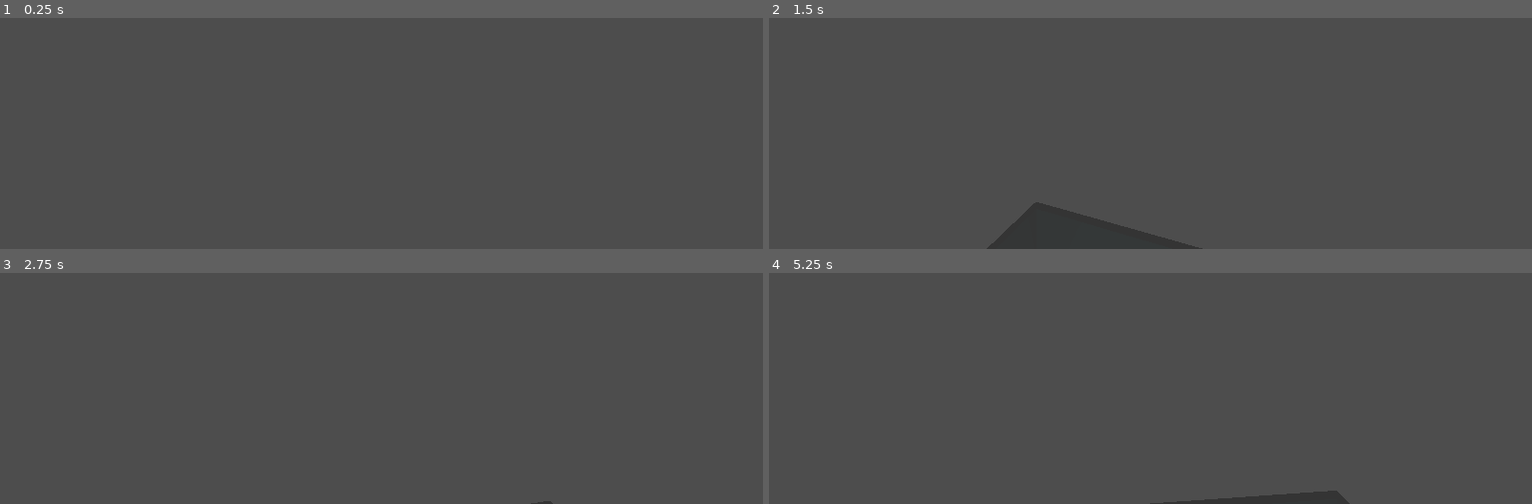
Above: before the commit, frames 1-4 (two rows, left to right).
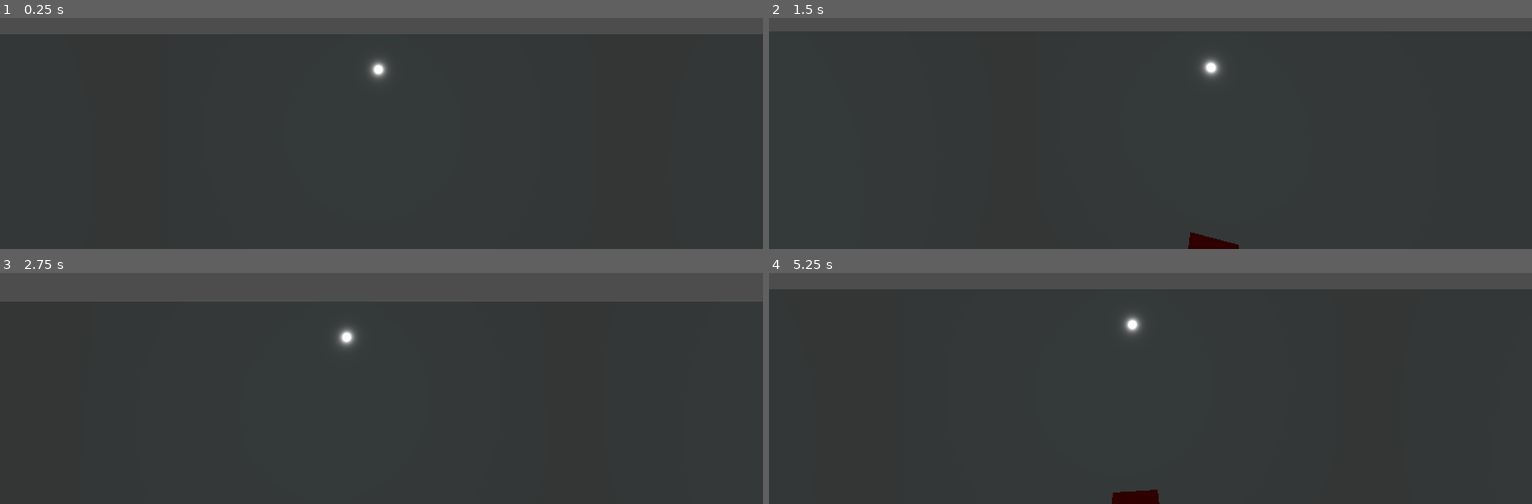
Above: after the commit, the same moments.

Repository: osirais/pillow-plop
Game: Godot game, scene res://World.tscn
Two runs of this game, one before a commit and one after it. Both use one fixed random seed, a clock stepped at 60 frames per second and the inputs below.
Inputs (mouse positions are in pixels of both pictures, inside the frame that each line leads up to):
- Up to frame 1 (0.25 s): no input
- Up to frame 2 (1.5 s): tap Enter at 0.5 s; move the mouse to (1188, 31) at 0.52 s; press the mouse at (1188, 31) at 0.53 s; hold W (move_forward) from 0.53 s (still down); tap Space at 1.25 s; move the mouse to (1112, 36) at 1.27 s; release the mouse at (1112, 36) at 1.28 s; click (1112, 36) at 1.35 s
- Up to frame 3 (2.75 s): keep holding W (move_forward); tap Enter at 2 s; move the mouse to (396, 282) at 2.02 s; press the mouse at (396, 282) at 2.03 s
- Up to frame 4 (5.25 s): keep holding W (move_forward); tap Space at 2.75, 4.25 s; move the mouse to (1142, 296) at 2.77 s; release the mouse at (1142, 296) at 2.78 s; click (1142, 296) at 2.85 s; tap Enter at 3.5 s; move the mouse to (1203, 293) at 3.52 s; press the mouse at (1203, 293) at 3.53 s; move the mouse to (1089, 284) at 4.27 s; release the mouse at (1089, 284) at 4.28 s; click (1089, 284) at 4.35 s; move the mouse to (1158, 289) at 5.02 s; press the mouse at (1158, 289) at 5.03 s

The runs differ from the first frame. In frame 1, 92% of the frame differs, in the area x 0-100%, y 7-100%; in frame 2, 90%; in frame 3, 86%; in frame 4, 91%.

Commit message:
fix issue where an extra bed is created when merging

Diff:
--- a/World.tscn
+++ b/World.tscn
@@ -14,18 +14,11 @@
 refraction_enabled = true
 refraction_scale = 1.0
 
-[sub_resource type="BoxShape3D" id="BoxShape3D_bcbcq"]
-
-[sub_resource type="StandardMaterial3D" id="StandardMaterial3D_js7pq"]
-albedo_color = Color(1, 0, 0, 1)
-
-[sub_resource type="BoxMesh" id="BoxMesh_eu7l1"]
-
 [node name="World" type="Node3D"]
 script = SubResource("GDScript_bcbcq")
 
 [node name="Viewer" parent="." instance=ExtResource("4_eu7l1")]
-transform = Transform3D(1, 0, 0, 0, 1, 0, 0, 0, 1, 0, 10, 0)
+transform = Transform3D(1, 0, 0, 0, 1, 0, 0, 0, 1, 0, 5, 0)
 
 [node name="Container3D" parent="." instance=ExtResource("1_2dftf")]
 height = 10.0
@@ -42,14 +35,3 @@
 size = Vector3(1, 1, 1)
 speed = 5.0
 dropper_position = Vector3(0, 0, 0)
-
-[node name="DropperRigidBody" type="RigidBody3D" parent="Dropper"]
-transform = Transform3D(1, 0, 0, 0, 1, 0, 0, 0, 1, 0, -10.106, 0)
-gravity_scale = 0.0
-
-[node name="@CollisionShape3D@52088" type="CollisionShape3D" parent="Dropper/DropperRigidBody"]
-shape = SubResource("BoxShape3D_bcbcq")
-
-[node name="@MeshInstance3D@52089" type="MeshInstance3D" parent="Dropper/DropperRigidBody"]
-material_override = SubResource("StandardMaterial3D_js7pq")
-mesh = SubResource("BoxMesh_eu7l1")
--- a/bed_level_1.gd
+++ b/bed_level_1.gd
@@ -2,9 +2,12 @@
 extends RigidBody3D
 
 @export var bed_color: Color = Color(0, 1, 0)
+@export var level: int = 1
 
 @onready var mesh = $MeshInstance3D
 @onready var bed_level2_scene = preload("res://bed_level_2.tscn")
+
+var combined = false
 
 func _ready():
 	if mesh.mesh == null:
@@ -27,12 +30,18 @@
 	mesh.material_override = mat
 
 func _integrate_forces(state: PhysicsDirectBodyState3D) -> void:
+	if combined:
+		return
+
 	for i in range(state.get_contact_count()):
 		var collider = state.get_contact_collider_object(i)
 		if collider and collider is RigidBody3D and collider.get_script() == self.get_script():
-			var new_bed = bed_level2_scene.instantiate()
-			new_bed.global_transform.origin = (global_transform.origin + collider.global_transform.origin) * 0.5
-			get_tree().current_scene.add_child(new_bed)
-			queue_free()
-			collider.queue_free()
-			break
+			if level == 1 and collider.level == 1:
+				combined = true
+				collider.combined = true
+				var new_bed = bed_level2_scene.instantiate()
+				new_bed.global_transform.origin = (global_transform.origin + collider.global_transform.origin) * 0.5
+				get_tree().current_scene.add_child(new_bed)
+				queue_free()
+				collider.queue_free()
+				break
--- a/bed_level_1.tscn
+++ b/bed_level_1.tscn
@@ -6,6 +6,7 @@
 
 [node name="BedLevel1" type="RigidBody3D"]
 script = ExtResource("1_k5hh1")
+level = null
 
 [node name="CollisionShape3D" type="CollisionShape3D" parent="."]
 shape = SubResource("BoxShape3D_k5hh1")
--- a/dropper.gd
+++ b/dropper.gd
@@ -19,7 +19,7 @@
 		_update_dropper_position()
 
 @onready var object_to_spawn = preload("res://bed_level_1.tscn")
-var rigid_body: RigidBody3D
+var character_body: CharacterBody3D
 
 func _ready():
 	if not Engine.is_editor_hint():
@@ -27,51 +27,52 @@
 	_create_body()
 
 func _update_dropper_position():
-	if rigid_body:
-		rigid_body.global_transform.origin = dropper_position
+	if character_body:
+		character_body.global_transform.origin = dropper_position
 
 func _input(event):
-	if event.is_action_pressed("click") and rigid_body:
-		var spawn_position = rigid_body.global_transform.origin - Vector3(0, size.y / 2 + 0.1, 0)
+	if event.is_action_pressed("click") and character_body:
+		var spawn_position = character_body.global_transform.origin - Vector3(0, 3, 0)
 		var instance = object_to_spawn.instantiate()
 		instance.global_transform.origin = spawn_position
 		get_tree().current_scene.add_child(instance)
 
 func _physics_process(delta):
-	if Engine.is_editor_hint() or not rigid_body:
+	if Engine.is_editor_hint() or not character_body:
 		return
 
 	var direction = Vector3.ZERO
 
 	if Input.is_action_pressed("move_forward"):
-		direction -= rigid_body.transform.basis.z
+		direction -= character_body.transform.basis.z
 	if Input.is_action_pressed("move_back"):
-		direction += rigid_body.transform.basis.z
+		direction += character_body.transform.basis.z
 	if Input.is_action_pressed("move_left"):
-		direction -= rigid_body.transform.basis.x
+		direction -= character_body.transform.basis.x
 	if Input.is_action_pressed("move_right"):
-		direction += rigid_body.transform.basis.x
+		direction += character_body.transform.basis.x
 
 	direction.y = 0
 	direction = direction.normalized()
 
-	rigid_body.linear_velocity.x = direction.x * speed
-	rigid_body.linear_velocity.z = direction.z * speed
-	rigid_body.linear_velocity.y = 0
+	var velocity = direction * speed
+
+	character_body.velocity.x = velocity.x
+	character_body.velocity.z = velocity.z
+	character_body.velocity.y = 0
+
+	character_body.move_and_slide()
 
 func _create_body():
 	for child in get_children():
-		if child is RigidBody3D:
+		if child is CharacterBody3D:
 			remove_child(child)
 			child.queue_free()
 
-	rigid_body = RigidBody3D.new()
-	rigid_body.name = "DropperRigidBody"
-	rigid_body.gravity_scale = 0
-	rigid_body.collision_layer = 1
-	rigid_body.collision_mask = 1
-	add_child(rigid_body)
-	rigid_body.owner = self.get_owner()
+	character_body = CharacterBody3D.new()
+	character_body.name = "DropperCharacterBody"
+	add_child(character_body)
+	character_body.owner = self.get_owner()
 
 	_update_dropper_position()
 
@@ -80,14 +81,14 @@
 	box_shape.size = size
 	collision.shape = box_shape
 	collision.disabled = false
-	rigid_body.add_child(collision)
+	character_body.add_child(collision)
 	collision.owner = self.get_owner()
 
 	var mesh = MeshInstance3D.new()
 	var box_mesh = BoxMesh.new()
 	box_mesh.size = size
 	mesh.mesh = box_mesh
-	rigid_body.add_child(mesh)
+	character_body.add_child(mesh)
 	mesh.owner = self.get_owner()
 
 	var mat = StandardMaterial3D.new()
@@ -95,10 +96,10 @@
 	mesh.material_override = mat
 
 func _update_body_color():
-	if not rigid_body:
+	if not character_body:
 		return
 
-	for child in rigid_body.get_children():
+	for child in character_body.get_children():
 		if child is MeshInstance3D:
 			var mat = child.material_override
 			if mat:
Not shown: 1 places in World.tscn that only renumber resources
